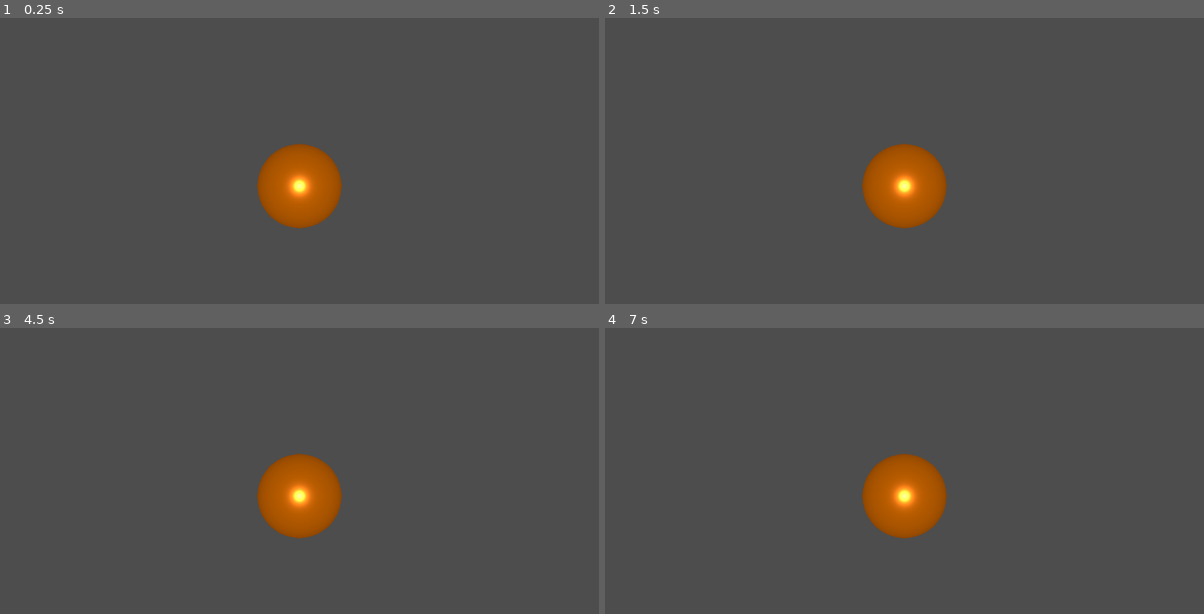
Above: before the commit, frames 1-4 (two rows, left to right).
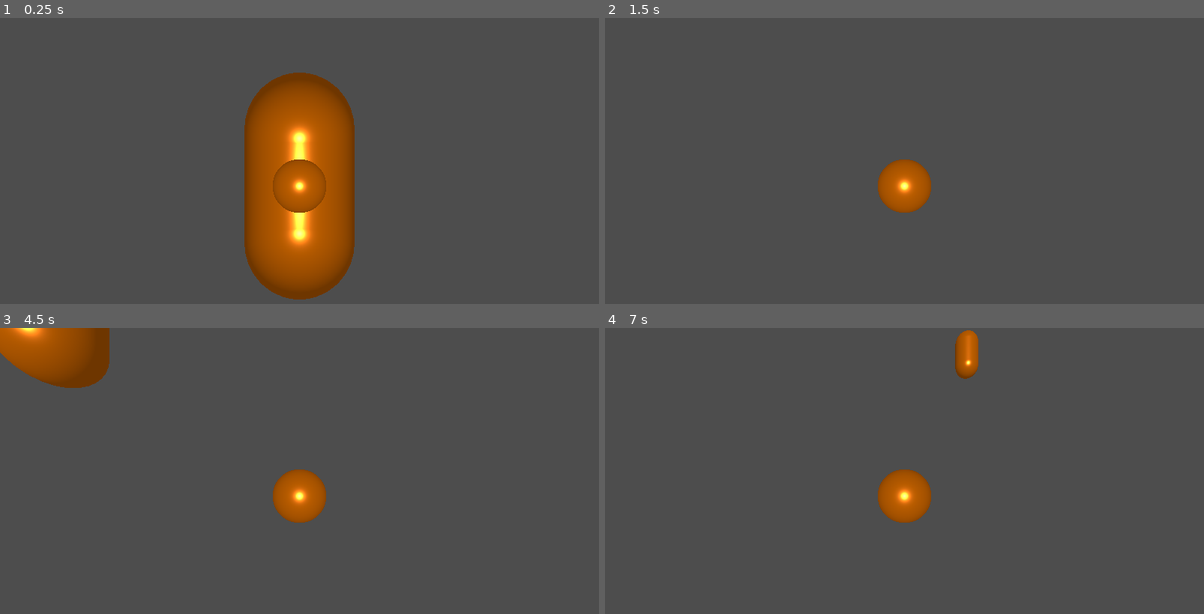
Above: after the commit, the same moments.

Repository: Iroguin/Hyperulottoukkavuus
Game: Godot game, scene res://scenes/main.tscn
The game is run twice, just before and just after one commit, with the same random seed, the same clock (stepped at 60 frames per second) and the same inputs.
Inputs:
- Up to frame 1 (0.25 s): no input
- Up to frame 2 (1.5 s): tap Enter (ui_accept) at 0.5, 0.77 s; hold D 0.53-1.28 s; hold Space 0.53-1.28 s; tap Shift at 0.8, 1.35 s; hold S from 1.28 s (still down)
- Up to frame 3 (4.5 s): tap Enter (ui_accept) at 1.52, 2, 2.75, 3.02, 3.5, 3.77, 4.25 s; tap I at 1.55 s; release S at 2.03 s; hold D 2.03-2.78 s; hold I 2.03-2.78 s; tap K at 2.3, 2.85 s; hold Up 2.78-3.53 s; tap Space at 3.05, 4.35 s; hold W (forw_3d) 3.53-4.28 s; hold A from 3.53 s (still down); tap Shift at 3.8 s; tap Escape (ui_cancel) at 4.15 s
- Up to frame 4 (7 s): tap Enter (ui_accept) at 4.52, 5, 6.02, 6.77 s; tap I at 4.55, 5.85 s; release A at 5.03 s; hold S 5.03-5.78 s; hold Shift 5.03-5.78 s; tap K at 5.3 s; hold D 5.78-6.53 s; tap Space at 6.05 s; hold Up from 6.53 s (still down); hold K from 6.53 s (still down); tap Shift at 6.8 s

The runs differ from the first frame. In frame 1, 11% of the frame differs, in the area x 40-60%, y 19-99%; in frame 2, 2.5%; in frame 3, 5.7%; in frame 4, 3.0%.

Commit message:
working main

Diff:
--- /dev/null
+++ b/scenes/Player_4d.tscn
@@ -0,0 +1,26 @@
+[gd_scene load_steps=6 format=3 uid="uid://c5jl6d2tcnjd7"]
+
+[ext_resource type="PackedScene" uid="uid://dqcrq7br8jfhl" path="res://scenes/object_4d.tscn" id="1_2w0c7"]
+[ext_resource type="Script" uid="uid://cro6knr5jh3nk" path="res://scripts/player.gd" id="2_5aii4"]
+[ext_resource type="Shader" uid="uid://dl546fpp4d6sp" path="res://shaders/4d_projection.gdshader" id="3_5aii4"]
+
+[sub_resource type="ShaderMaterial" id="ShaderMaterial_41j7g"]
+render_priority = 0
+shader = ExtResource("3_5aii4")
+shader_parameter/w_distance = 3.0
+shader_parameter/angle_xw = 0.0
+shader_parameter/angle_yw = 0.0
+shader_parameter/angle_zw = 0.0
+shader_parameter/angle_xy = 0.0
+shader_parameter/angle_xz = 0.0
+shader_parameter/angle_yz = 0.0
+shader_parameter/line_width = 0.05
+
+[sub_resource type="CapsuleMesh" id="CapsuleMesh_dw43v"]
+material = SubResource("ShaderMaterial_41j7g")
+
+[node name="Player_4d" instance=ExtResource("1_2w0c7")]
+script = ExtResource("2_5aii4")
+
+[node name="MeshInstance3D" parent="." index="0"]
+mesh = SubResource("CapsuleMesh_dw43v")
--- a/scenes/main.tscn
+++ b/scenes/main.tscn
@@ -1,7 +1,8 @@
-[gd_scene load_steps=5 format=3 uid="uid://c0hmknqdflv5u"]
+[gd_scene load_steps=6 format=3 uid="uid://c0hmknqdflv5u"]
 
 [ext_resource type="Script" uid="uid://ou2lhy6du72m" path="res://scripts/4d/dimension_manager_4d.gd" id="1_0wfyh"]
 [ext_resource type="PackedScene" uid="uid://dqcrq7br8jfhl" path="res://scenes/object_4d.tscn" id="2_0wfyh"]
+[ext_resource type="PackedScene" uid="uid://c5jl6d2tcnjd7" path="res://scenes/Player_4d.tscn" id="3_jyhfs"]
 [ext_resource type="Script" uid="uid://caut3exbhkfrr" path="res://scripts/tester.gd" id="3_sugp2"]
 
 [sub_resource type="Environment" id="Environment_jyhfs"]
@@ -9,7 +10,7 @@
 [node name="Main" type="Node3D"]
 
 [node name="Camera3D" type="Camera3D" parent="."]
-transform = Transform3D(1, 0, 0, 0, 1, 0, 0, 0, 1, 0, 0, 1.3277214)
+transform = Transform3D(1, 0, 0, 0, 1, 0, 0, 0, 1, 0, 0, 2.0521047)
 
 [node name="WorldEnvironment" type="WorldEnvironment" parent="."]
 environment = SubResource("Environment_jyhfs")
@@ -24,5 +25,7 @@
 
 [node name="Object_4d" parent="objects" instance=ExtResource("2_0wfyh")]
 
+[node name="Player_4d" parent="objects" instance=ExtResource("3_jyhfs")]
+
 [node name="tester" type="Node3D" parent="."]
 script = ExtResource("3_sugp2")
--- a/scripts/4d/object_4d.gd
+++ b/scripts/4d/object_4d.gd
@@ -20,6 +20,10 @@
 	add_to_group("4d_objects")
 	GameWorld4D.register_object(self)
 	setup_shader()
+	# DEBUG:
+	print("Object4D spawned: ", name)
+	print("  Position 4D: ", position_4d)
+	print("  3D Position: ", global_position)
 
 func _physics_process(delta):
 	# Update 4D physics
--- /dev/null
+++ b/scripts/player.gd
@@ -0,0 +1,56 @@
+# res://scripts/player_4d.gd
+extends Object4D
+class_name Player4D
+
+@export var move_speed := 5.0
+@export var drag := 0.95  # Friction/air resistance
+
+func _ready():
+	super._ready()  # Call parent's _ready()
+	print("Player4D initialized at: ", position_4d)
+
+func _process(delta):
+	handle_movement(delta)
+
+func handle_movement(delta):
+	var input_4d = Vector4.ZERO
+
+	# 3D Movement (WASD + Space/Ctrl)
+	if Input.is_key_pressed(KEY_W):
+		input_4d.z -= 1
+	if Input.is_key_pressed(KEY_S):
+		input_4d.z += 1
+	if Input.is_key_pressed(KEY_A):
+		input_4d.x -= 1
+	if Input.is_key_pressed(KEY_D):
+		input_4d.x += 1
+	if Input.is_key_pressed(KEY_SPACE):
+		input_4d.y += 1
+	if Input.is_key_pressed(KEY_SHIFT):
+		input_4d.y -= 1
+
+	# 4D Movement (I/K for W-axis)
+	if Input.is_key_pressed(KEY_I):
+		input_4d.w += 1
+	if Input.is_key_pressed(KEY_K):
+		input_4d.w -= 1
+
+	# Apply movement
+	if input_4d.length() > 0:
+		input_4d = input_4d.normalized()
+		velocity_4d += input_4d * move_speed * delta * 10.0
+
+	# Apply drag/friction
+	velocity_4d *= drag
+
+func on_collision(other: Object4D):
+	print("Player collided with: ", other.name)
+	# Simple bounce back
+	var collision_normal = (position_4d - other.position_4d).normalized()
+	velocity_4d += collision_normal * 2.0
+
+func _input(event):
+	# Optional: Reset position with R key
+	if event.is_action_pressed("ui_cancel"):  # ESC key
+		position_4d = Vector4(0, 1, 0, 0)
+		velocity_4d = Vector4.ZERO
Not shown, added: scripts/player.gd.uid
